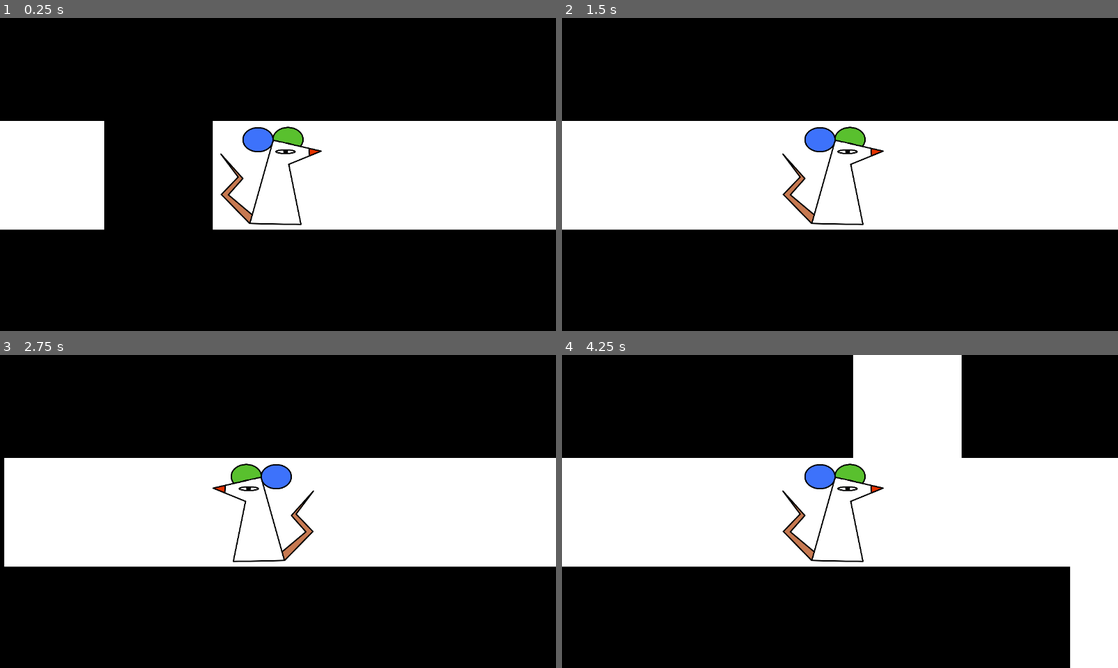
Above: before the commit, frames 1-4 (two rows, left to right).
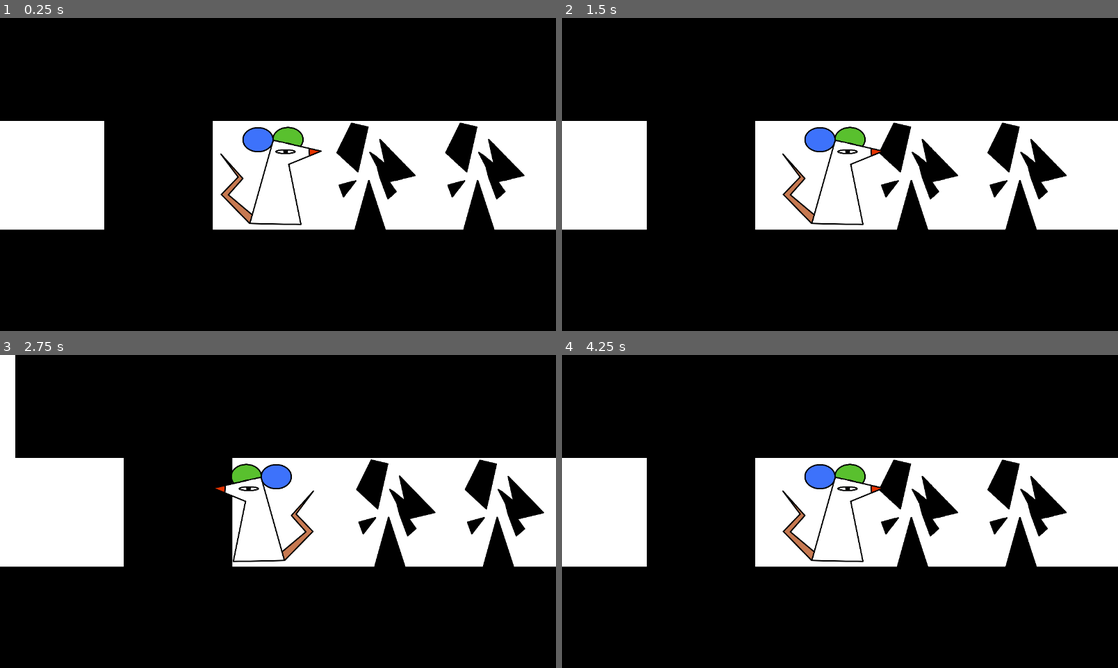
Above: after the commit, the same moments.

Repository: InfinityAX/carleton-gamejam-godot
Game: Godot game, scene res://commandCentre.tscn
The game is run twice, just before and just after one commit, with the same random seed, the same clock (stepped at 60 frames per second) and the same inputs. Before the commit the project starts from res://Data/Scenes/commandCentre.tscn.
Inputs:
- Up to frame 1 (0.25 s): no input
- Up to frame 2 (1.5 s): tap Enter (ui_accept) at 0.5, 0.77 s; hold Right (ui_right) from 0.53 s (still down)
- Up to frame 3 (2.75 s): tap Enter (ui_accept) at 1.52 s; release Right (ui_right) at 2.03 s; hold Left (ui_left) from 2.03 s (still down)
- Up to frame 4 (4.25 s): tap Enter (ui_accept) at 2.75, 3.02, 3.77 s; release Left (ui_left) at 2.78 s; hold Right (ui_right) from 2.78 s (still down)

The runs differ from the first frame. In frame 1, 3.5% of the frame differs, in the area x 60-95%, y 33-68%; in frame 2, 10%; in frame 3, 11%; in frame 4, 20%, in the area x 15-100%, y 0-100%.

Commit message:
UPDATE 38: Bug Fix
- Fixed a scaling issue

Diff:
--- a/Characters/RGB Rat/rgbRat.tscn
+++ b/Characters/RGB Rat/rgbRat.tscn
@@ -4,7 +4,7 @@
 [ext_resource type="Shape2D" uid="uid://ce6cw1ywdl2kg" path="res://Characters/RGB Rat/rgbRatCollisionShape.tres" id="1_plfpv"]
 [ext_resource type="Texture2D" uid="uid://b54o8v6if24po" path="res://Graphics/Characters/RGB Rat/psi_rgb_rat.png" id="2_61m08"]
 
-[node name="Node2D" type="Node2D"]
+[node name="rgbRatAnchor" type="Node2D"]
 
 [node name="rgbRatChara2" type="CharacterBody2D" parent="." node_paths=PackedStringArray("rgbRatSprite", "rgbRatHitbox")]
 script = ExtResource("1_k2p2w")
--- a/Data/Scenes/mazeStage.tscn
+++ b/Enviroment/Scenes/mazeStage.tscn
@@ -1,6 +1,7 @@
-[gd_scene load_steps=3 format=4 uid="uid://cos801wyhc1ew"]
+[gd_scene load_steps=4 format=4 uid="uid://cos801wyhc1ew"]
 
-[ext_resource type="TileSet" uid="uid://carxa4c8ujse" path="res://Data/Tilesets/flooring.tres" id="1_d786i"]
+[ext_resource type="TileSet" uid="uid://carxa4c8ujse" path="res://Enviroment/Tilesets/flooring.tres" id="1_d786i"]
+[ext_resource type="PackedScene" uid="uid://ddug5wl5lj33y" path="res://Objects/PSI Beacon/psiBeacon.tscn" id="2_4vcgf"]
 [ext_resource type="PackedScene" uid="uid://t4s6th6dqd4i" path="res://Characters/RGB Rat/rgbRat.tscn" id="2_5j162"]
 
 [node name="mazeStage" type="Node"]
@@ -15,6 +16,12 @@
 
 [node name="objects" type="Node" parent="."]
 
+[node name="psiBeaconOne" parent="objects" instance=ExtResource("2_4vcgf")]
+position = Vector2(500, 0)
+
+[node name="psiBeaconTwo" parent="objects" instance=ExtResource("2_4vcgf")]
+position = Vector2(1000, 0)
+
 [node name="actors" type="Node" parent="."]
 
 [node name="rgbRat" parent="actors" instance=ExtResource("2_5j162")]
--- a/Objects/PSI Beacon/psiBeacon.tscn
+++ b/Objects/PSI Beacon/psiBeacon.tscn
@@ -1,11 +1,17 @@
-[gd_scene load_steps=2 format=3 uid="uid://ddug5wl5lj33y"]
+[gd_scene load_steps=3 format=3 uid="uid://ddug5wl5lj33y"]
 
 [ext_resource type="SpriteFrames" uid="uid://c1wyc6u4trrwy" path="res://Objects/PSI Beacon/psiBeaconAnimated.tres" id="1_1rqjb"]
+[ext_resource type="Shape2D" uid="uid://djlegl3lubhho" path="res://Objects/PSI Beacon/psiBeaconCollision.tres" id="2_i1uc4"]
 
-[node name="psiBeacon" type="Node2D"]
-position = Vector2(300, 300)
+[node name="psiBeaconAnchor" type="Node2D"]
 
-[node name="AnimatedSprite2D" type="AnimatedSprite2D" parent="."]
+[node name="AnimatableBody2D" type="AnimatableBody2D" parent="."]
+position = Vector2(250, 250)
+
+[node name="psiBeaconSprite" type="AnimatedSprite2D" parent="AnimatableBody2D"]
 sprite_frames = ExtResource("1_1rqjb")
 animation = &"deactivated"
 autoplay = "deactivated"
+
+[node name="psiBeaconCollision" type="CollisionShape2D" parent="AnimatableBody2D"]
+shape = ExtResource("2_i1uc4")
--- /dev/null
+++ b/Objects/PSI Beacon/psiBeaconCollision.tres
@@ -0,0 +1,4 @@
+[gd_resource type="RectangleShape2D" format=3 uid="uid://djlegl3lubhho"]
+
+[resource]
+size = Vector2(500, 500)
--- a/Data/Scenes/commandCentre.tscn
+++ b/commandCentre.tscn
@@ -1,12 +1,12 @@
 [gd_scene load_steps=2 format=3 uid="uid://c5r1dyjot682s"]
 
-[ext_resource type="PackedScene" uid="uid://cos801wyhc1ew" path="res://Data/Scenes/mazeStage.tscn" id="1_hoixk"]
+[ext_resource type="PackedScene" uid="uid://cos801wyhc1ew" path="res://Enviroment/Scenes/mazeStage.tscn" id="1_c2w5c"]
 
 [node name="commandCentre" type="Node"]
 
 [node name="stage" type="Node" parent="."]
 
-[node name="mazeStage" parent="stage" instance=ExtResource("1_hoixk")]
+[node name="mazeStage" parent="stage" instance=ExtResource("1_c2w5c")]
 
 [node name="menu" type="Node" parent="."]
 
--- a/project.godot
+++ b/project.godot
@@ -11,7 +11,7 @@
 [application]
 
 config/name="Echo Rat"
-run/main_scene="res://Data/Scenes/commandCentre.tscn"
+run/main_scene="res://commandCentre.tscn"
 config/features=PackedStringArray("4.3", "Forward Plus")
 config/icon="res://Graphics/System/echoRatIcon.png"
 
@@ -29,8 +29,8 @@
 folder_colors={
 "res://Audio/": "orange",
 "res://Characters/": "orange",
-"res://Data/": "orange",
-"res://Data/Scenes/": "orange",
+"res://Enviroment/": "orange",
+"res://Enviroment/Scenes/": "orange",
 "res://Graphics/": "orange",
 "res://Objects/": "orange",
 "res://Video/": "orange"
Renamed: Data/Tilesets/flooring.tres -> Enviroment/Tilesets/flooring.tres
